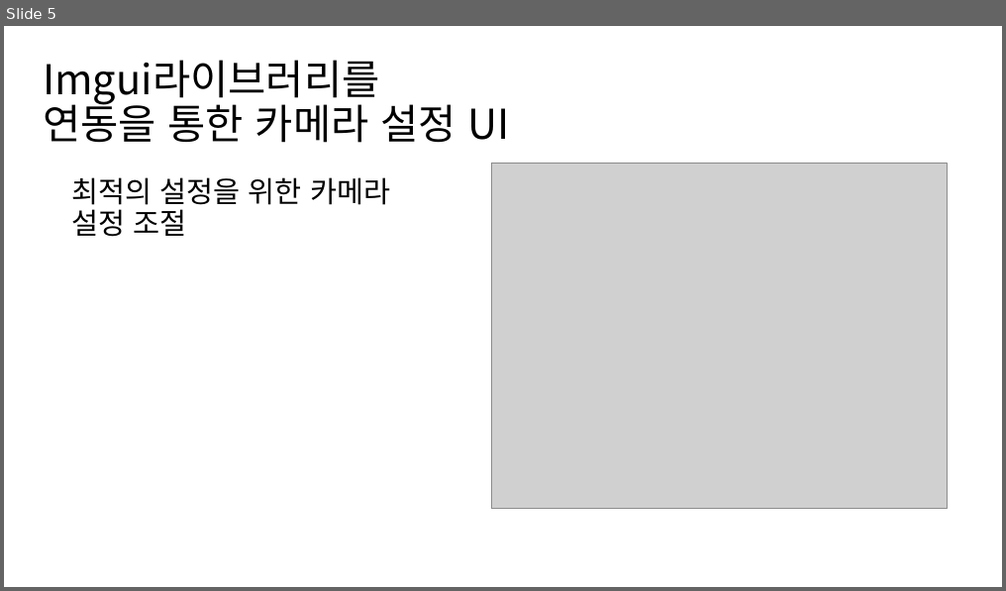
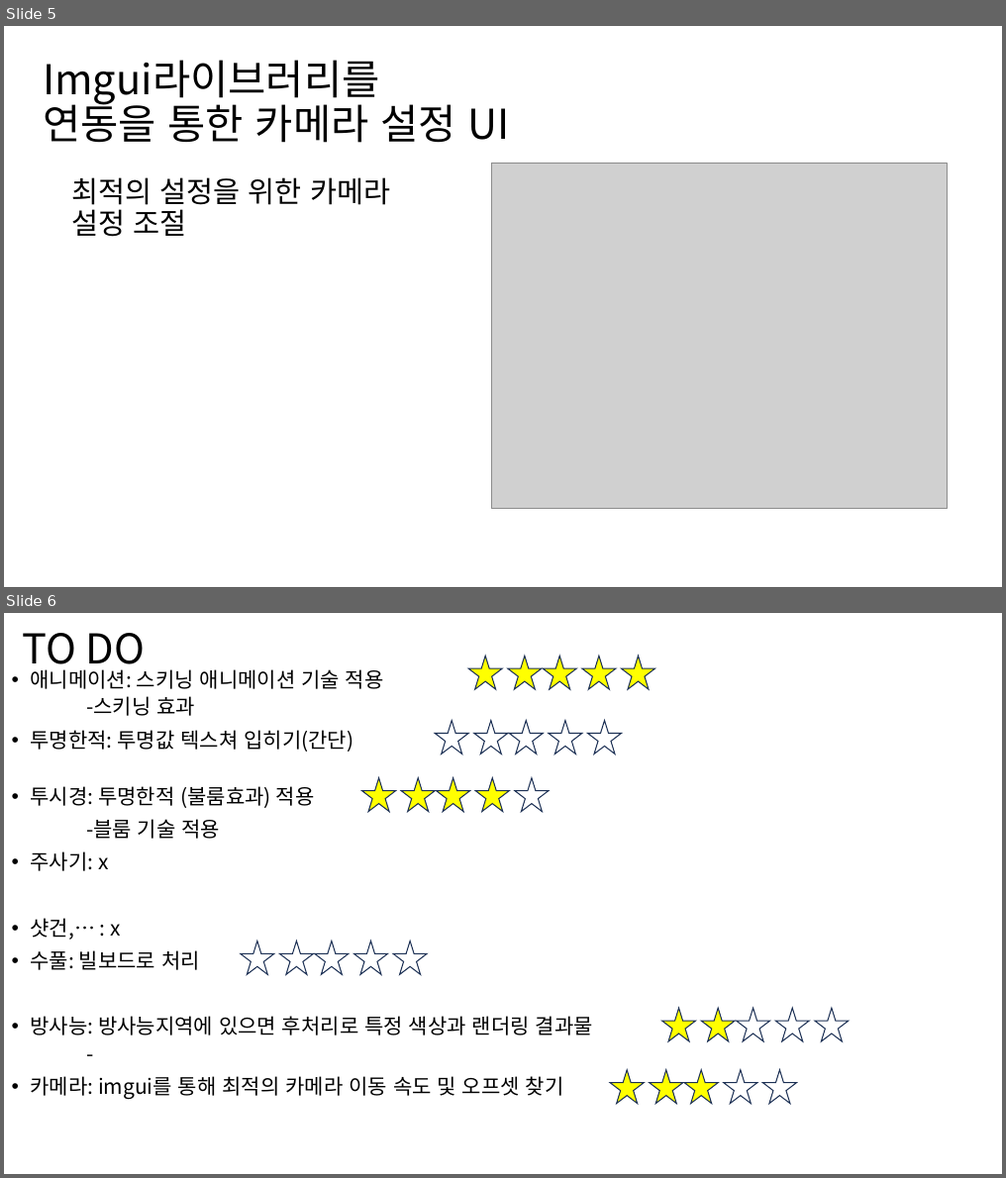
Before and after one commit to DoHanK/COLONY, a slide deck: 기획서/연구분야에 관한 ppt(도한).pptx. Shown one above the other, each under a label of ours: slide 5 before the commit, slides 5 and 6 after it. The pictures are 1006x591 and 1006x1178 pixels, drawn with LibreOffice and Linux fonts; fonts in the diff are those of the drawing; grey boxes stand for pictures. Boxes give left, top, right and bottom in pixels: in the first picture for what was removed or moved away, otherwise in the second. Text is boxed around its words. In the diff, an @@ line names an element or a change of style, - is before the commit and + after.

```diff
--- a/기획서/연구분야에 관한 ppt(도한).pptx
+++ b/기획서/연구분야에 관한 ppt(도한).pptx
@@ slide 6 added at (4, 613, 1002, 1174), background #FFFFFF @@
@@ title added at (23, 633, 145, 673), 39.6 pt, text #000000 @@
+TO DO
@@ text added at (30, 669, 593, 1099), 20 pt, text #000000 @@
+• 애니메이션: 스키닝 애니메이션 기술 적용
+    -스키닝 효과
+• 투명한적: 투명값 텍스쳐 입히기(간단)
+• 투시경: 투명한적 (불룸효과) 적용
+-블룸 기술 적용
+• 주사기: x
+• 샷건,… : x
+• 수풀: 빌보드로 처리
+• 방사능: 방사능지역에 있으면 후처리로 특정 색상과 랜더링 결과물
+    -
+• 카메라: imgui를 통해 최적의 카메라 이동 속도 및 오프셋 찾기
@@ star added at (469, 656, 503, 689), fill #FFFF00, outline #1E3256 1 pt @@
@@ star added at (508, 656, 542, 689), fill #FFFF00, outline #1E3256 1 pt @@
@@ star added at (543, 656, 576, 689), fill #FFFF00, outline #1E3256 1 pt @@
@@ star added at (582, 656, 616, 689), fill #FFFF00, outline #1E3256 1 pt @@
@@ star added at (622, 656, 655, 689), fill #FFFF00, outline #1E3256 1 pt @@
@@ star added at (436, 721, 469, 755), fill #FFFFFF, outline #1E3256 1 pt @@
@@ star added at (474, 721, 508, 755), fill #FFFFFF, outline #1E3256 1 pt @@
@@ star added at (509, 721, 543, 755), fill #FFFFFF, outline #1E3256 1 pt @@
@@ star added at (548, 721, 582, 755), fill #FFFFFF, outline #1E3256 1 pt @@
@@ star added at (588, 721, 622, 755), fill #FFFFFF, outline #1E3256 1 pt @@
@@ star added at (361, 778, 395, 812), fill #FFFF00, outline #1E3256 1 pt @@
@@ star added at (402, 778, 436, 812), fill #FFFF00, outline #1E3256 1 pt @@
@@ star added at (437, 778, 470, 812), fill #FFFF00, outline #1E3256 1 pt @@
@@ star added at (475, 778, 509, 812), fill #FFFF00, outline #1E3256 1 pt @@
@@ star added at (515, 778, 548, 812), fill #FFFFFF, outline #1E3256 1 pt @@
@@ star added at (241, 941, 274, 974), fill #FFFFFF, outline #1E3256 1 pt @@
@@ star added at (279, 941, 313, 974), fill #FFFFFF, outline #1E3256 1 pt @@
@@ star added at (315, 941, 349, 974), fill #FFFFFF, outline #1E3256 1 pt @@
@@ star added at (354, 941, 388, 974), fill #FFFFFF, outline #1E3256 1 pt @@
@@ star added at (393, 941, 427, 974), fill #FFFFFF, outline #1E3256 1 pt @@
@@ star added at (662, 1008, 696, 1042), fill #FFFF00, outline #1E3256 1 pt @@
@@ star added at (702, 1008, 736, 1042), fill #FFFF00, outline #1E3256 1 pt @@
@@ star added at (737, 1008, 770, 1042), fill #FFFFFF, outline #1E3256 1 pt @@
@@ star added at (776, 1008, 810, 1042), fill #FFFFFF, outline #1E3256 1 pt @@
@@ star added at (815, 1008, 848, 1042), fill #FFFFFF, outline #1E3256 1 pt @@
@@ star added at (611, 1070, 645, 1104), fill #FFFF00, outline #1E3256 1 pt @@
@@ star added at (649, 1070, 683, 1104), fill #FFFF00, outline #1E3256 1 pt @@
@@ star added at (684, 1070, 718, 1104), fill #FFFF00, outline #1E3256 1 pt @@
@@ star added at (724, 1070, 757, 1104), fill #FFFFFF, outline #1E3256 1 pt @@
@@ star added at (763, 1070, 797, 1104), fill #FFFFFF, outline #1E3256 1 pt @@
```
Also in this commit, not shown: 1 other slide added, 1 other file.
